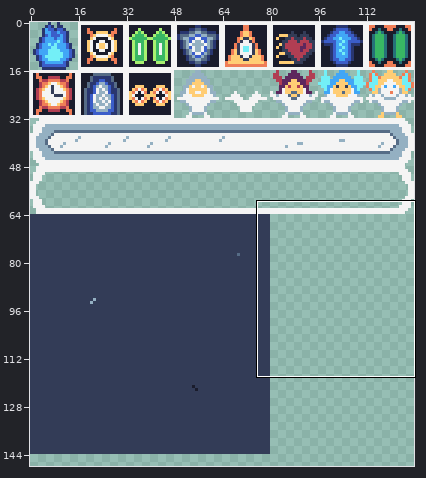
A pixel-art file gets an edit: assets/sprites.aseprite. The picture above shows the old version from afar; the outline marks the close-up.
Close-up. Before the commit:
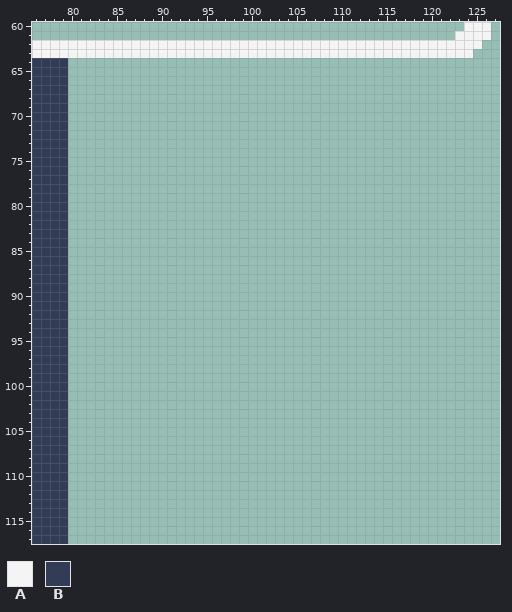
128x256 pixels, 1 frame. Shown: x 76..127, y 60..117. The wide view leaves out empty margins.
Palette (. is transparent): A #f4f4f4  B #333c57
Pixels before (only the part around the change), first column x 76:
 60 ................................................AAA.
 61 ...............................................AAAA.
 62 AAAAAAAAAAAAAAAAAAAAAAAAAAAAAAAAAAAAAAAAAAAAAAAAAA..
 63 AAAAAAAAAAAAAAAAAAAAAAAAAAAAAAAAAAAAAAAAAAAAAAAAA...
 64 BBBB................................................
 65 BBBB................................................
 66 BBBB................................................
 67 BBBB................................................
 68 BBBB................................................
 69 BBBB................................................
 70 BBBB................................................
 71 BBBB................................................
 72 BBBB................................................
 73 BBBB................................................
 74 BBBB................................................
 75 BBBB................................................
 76 BBBB................................................
 77 BBBB................................................
 78 BBBB................................................
 79 BBBB................................................
 80 BBBB................................................
 81 BBBB................................................
 82 BBBB................................................
 83 BBBB................................................
 84 BBBB................................................
 85 BBBB................................................
 86 BBBB................................................
 87 BBBB................................................
 88 BBBB................................................
 89 BBBB................................................
 90 BBBB................................................
 91 BBBB................................................
 92 BBBB................................................
 93 BBBB................................................
 94 BBBB................................................
 95 BBBB................................................
 96 BBBB................................................
 97 BBBB................................................
 98 BBBB................................................
 99 BBBB................................................
100 BBBB................................................
101 BBBB................................................
102 BBBB................................................
103 BBBB................................................
104 BBBB................................................
105 BBBB................................................
106 BBBB................................................
107 BBBB................................................
108 BBBB................................................
109 BBBB................................................
110 BBBB................................................
111 BBBB................................................
112 BBBB................................................
113 BBBB................................................
114 BBBB................................................
115 BBBB................................................
116 BBBB................................................
117 BBBB................................................
After the commit:
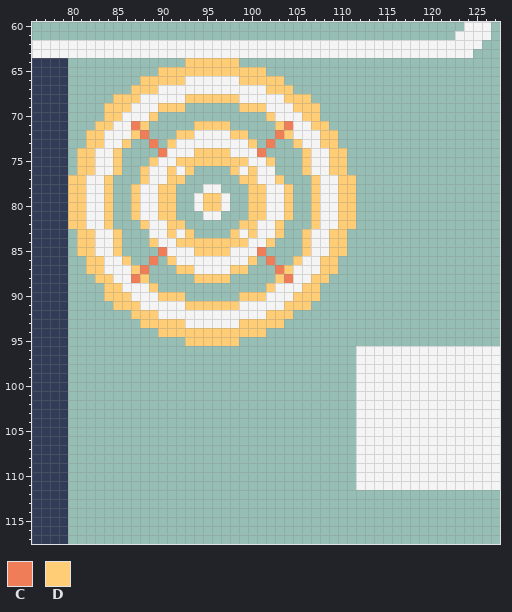
Colours new in this view: C #ef7d57  D #ffcd75
From old to new:
Changed rows in their new state; - is an unchanged pixel.
first column x 80:
 64 -------------DDDDDD-----------------------------
 65 ----------DDDDDDDDDDDD--------------------------
 66 --------DDDDDAAAAAADDDDD------------------------
 67 -------DDDAAAAAAAAAAAADDD-----------------------
 68 -----DDDAAAAADDDDDDAAAAADDD---------------------
 69 ----DDDAAADDD------DDDAAADDD--------------------
 70 ----DDAAAD------------DAAADD--------------------
 71 ---DDAACD-----DDDD-----DCAADD-------------------
 72 --DDAAADC---DDAAAADD---CDAAADD------------------
 73 --DDAAD--C-DAAAAAAAAD-C--DAADD------------------
 74 -DDAAD----CAAADDDDAAAC----DAADD-----------------
 75 -DDAAD---DAADDDDDDDDAAD---DAADD-----------------
 76 -DDAAD--DAADAD----DADAA---DAADD-----------------
 77 DDAAD---DAADD------DDAAD---DAADD----------------
 78 DDAAD--DAADD---AA---DDAAD--DAADD----------------
 79 DDAAD--DAADD--ADDA--DDAAD--DAADD----------------
 80 DDAAD--DAADD--ADDA--DDAAD--DAADD----------------
 81 DDAAD--DAADD---AA---DDAAD--DAADD----------------
 82 DDAAD---DAADD------DDAAD---DAADD----------------
 83 -DDAAD---AADAD----DADAAD--DAADD-----------------
 84 -DDAAD---DAADDDDDDDDAAD---DAADD-----------------
 85 -DDAAD----CAAADDDDAAAC----DAADD-----------------
 86 --DDAAD--C-DAAAAAAAAD-C--DAADD------------------
 87 --DDAAADC---DDAAAADD---CDAAADD------------------
 88 ---DDAACD-----DDDD-----DCAADD-------------------
 89 ----DDAAAD------------DAAADD--------------------
 90 ----DDDAAADDD------DDDAAADDD--------------------
 91 -----DDDAAAAADDDDDDAAAAADDD---------------------
 92 -------DDDAAAAAAAAAAAADDD-----------------------
 93 --------DDDDDAAAAAADDDDD------------------------
 94 ----------DDDDDDDDDDDD--------------------------
 95 -------------DDDDDD-----------------------------
 96 --------------------------------AAAAAAAAAAAAAAAA
 97 --------------------------------AAAAAAAAAAAAAAAA
 98 --------------------------------AAAAAAAAAAAAAAAA
 99 --------------------------------AAAAAAAAAAAAAAAA
100 --------------------------------AAAAAAAAAAAAAAAA
101 --------------------------------AAAAAAAAAAAAAAAA
102 --------------------------------AAAAAAAAAAAAAAAA
103 --------------------------------AAAAAAAAAAAAAAAA
104 --------------------------------AAAAAAAAAAAAAAAA
105 --------------------------------AAAAAAAAAAAAAAAA
106 --------------------------------AAAAAAAAAAAAAAAA
107 --------------------------------AAAAAAAAAAAAAAAA
108 --------------------------------AAAAAAAAAAAAAAAA
109 --------------------------------AAAAAAAAAAAAAAAA
110 --------------------------------AAAAAAAAAAAAAAAA
111 --------------------------------AAAAAAAAAAAAAAAA
Pixel boxes of the changes (left, top, right, bottom) in both close-ups:
added: (68, 58, 356, 346)
added: (356, 346, 500, 490)
